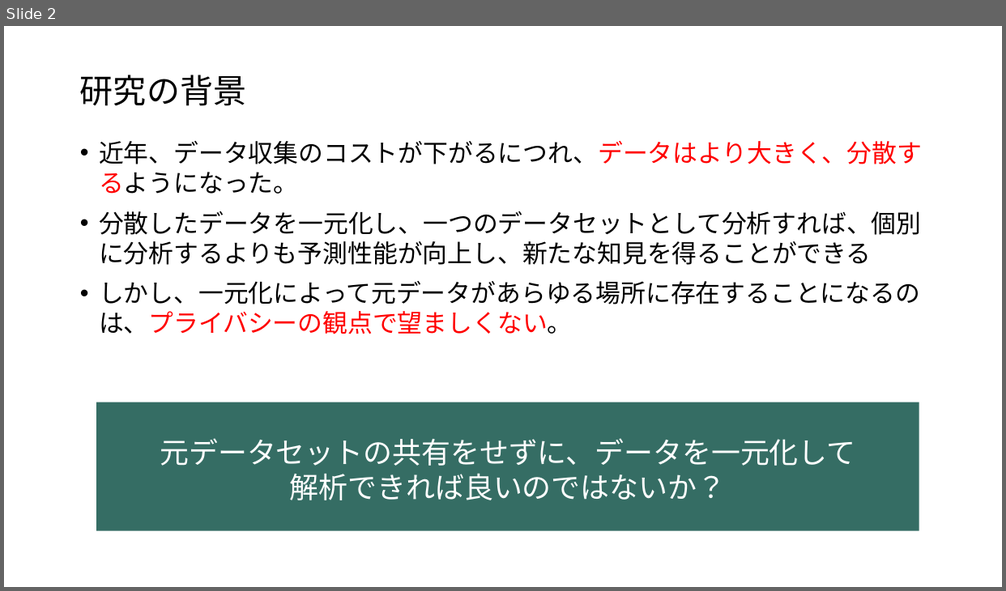
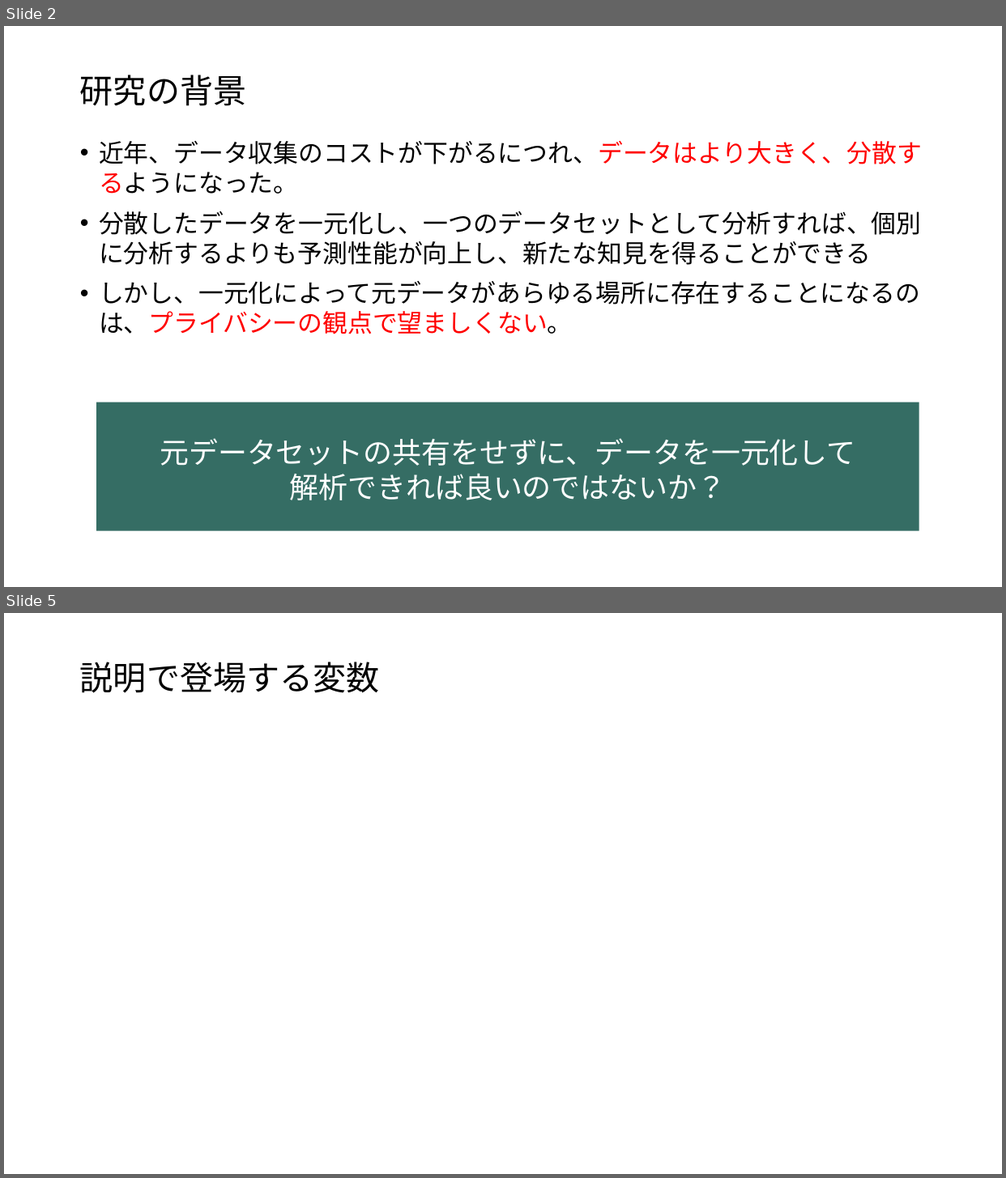
Before and after one commit to tomos7231/seminar, a slide deck: research/Data-Collaboration-Analysis.pptx. Shown one above the other, each under a label of ours: slide 2 before the commit, slides 2 and 5 after it; the slides between them are not shown. The pictures are 1006x591 and 1006x1178 pixels, drawn with LibreOffice and Linux fonts; fonts in the diff are those of the drawing; grey boxes stand for pictures. Boxes give left, top, right and bottom in pixels: in the first picture for what was removed or moved away, otherwise in the second. Text is boxed around its words. In the diff, an @@ line names an element or a change of style, - is before the commit and + after.

```diff
--- a/research/Data-Collaboration-Analysis.pptx
+++ b/research/Data-Collaboration-Analysis.pptx
@@ slide 5 added at (4,613,1002,1174), background #FFFFFF @@
@@ title added at (80,662,380,693), 32 pt, text #000000 @@
+説明で登場する変数
```
Also in this commit, not shown: 1 slide changed, 3 other slides added, 1 other file.
